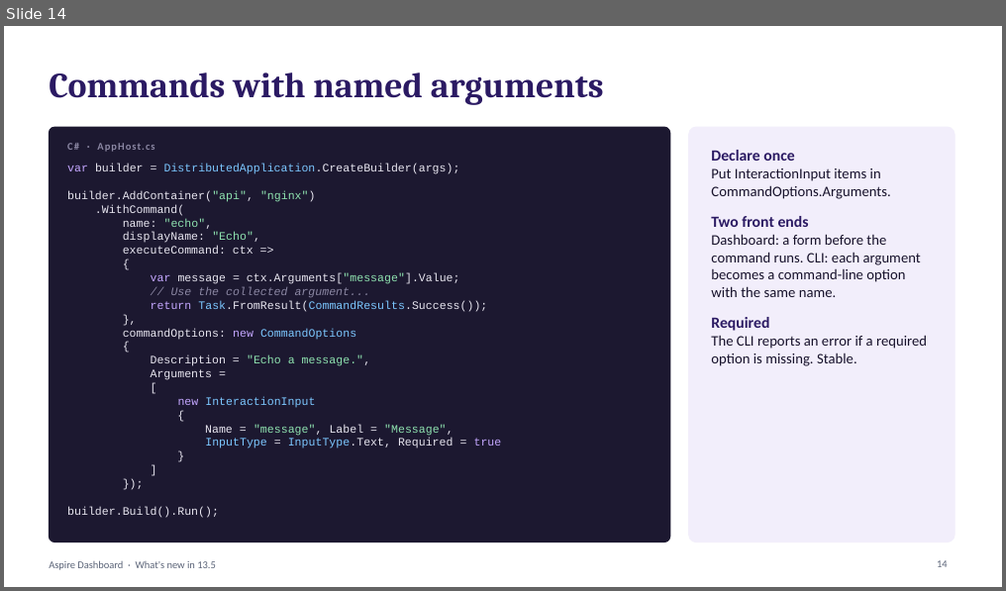
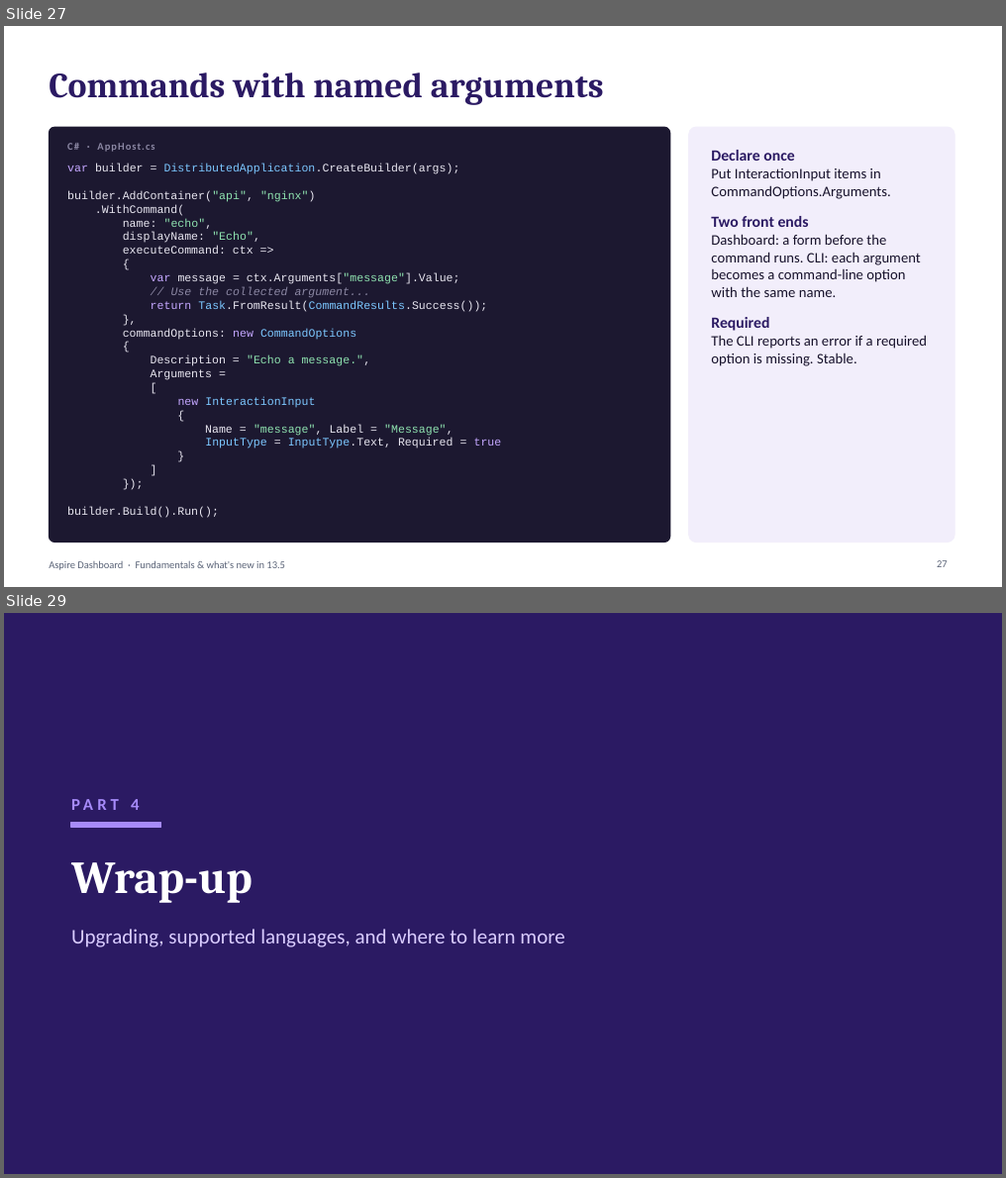
Before and after one commit to mcdmags/aspire-dashboard, a slide deck: aspire-dashboard-13-5.pptx. Shown one above the other, each under a label of ours: slide 14 before the commit, slides 27 and 29 after it; the slides between them are not shown. The pictures are 1006x591 and 1006x1178 pixels, drawn with LibreOffice and Linux fonts; fonts in the diff are those of the drawing. Boxes give left, top, right and bottom in pixels: in the first picture for what was removed or moved away, otherwise in the second. Text is boxed around its words. In the diff, an @@ line names an element or a change of style, - is before the commit and + after.

Commit message:
Added fundamentals and concise version

```diff
--- a/aspire-dashboard-13-5.pptx
+++ b/aspire-dashboard-13-5.pptx
@@ slide 29 added at [4,613,1002,1174], background #2B1A63 @@
@@ text added at [131,799,139,810], 16 pt, text #A78BFA, bold @@
+PART 4
@@ rectangle added at [71,823,161,827], fill #A78BFA, outline #A78BFA 1 pt @@
@@ title added at [71,862,252,903], 44 pt, text #FFFFFF, bold @@
+Wrap-up
@@ text added at [71,929,564,948], 20 pt, text #D9CCFF @@
+Upgrading, supported languages, and where to learn more
@@ what was slide 14 is now slide 27 @@
@@ slide 27 changed as well @@
@@ text at [49,561,285,570]: text changed @@
-Aspire Dashboard · What's new in 13.5
+Aspire Dashboard · Fundamentals & what's new in 13.5
@@ page number at [937,561,947,568]: text changed @@
-14
+27
```
Also in this commit, not shown: 12 other slides changed, 18 other slides added, 5 slides removed, 1 other file.
